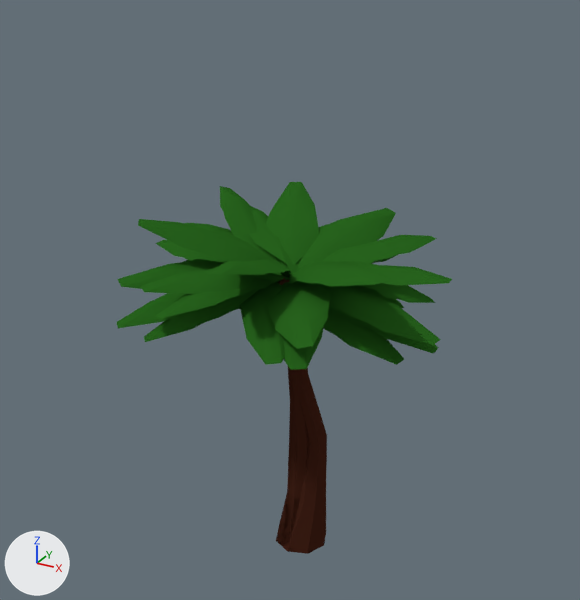
One commit to the Blender file Content/Environment/Foliage/PalmTree/Meshes/SM_palmtree_02.blend: the scene before it, then after it.
Camera for both pictures: a 50 mm lens placed at (3.82, -7.24, 6.87), pointed at (-0.15, -0.03, 3.26). The axes (+X, +Y, +Z) are drawn at lower left. The lights are the same throughout.

Objects in the first picture: 'Palm_tree_01', 'Palm_tree_02', 'Palm_tree_03'.
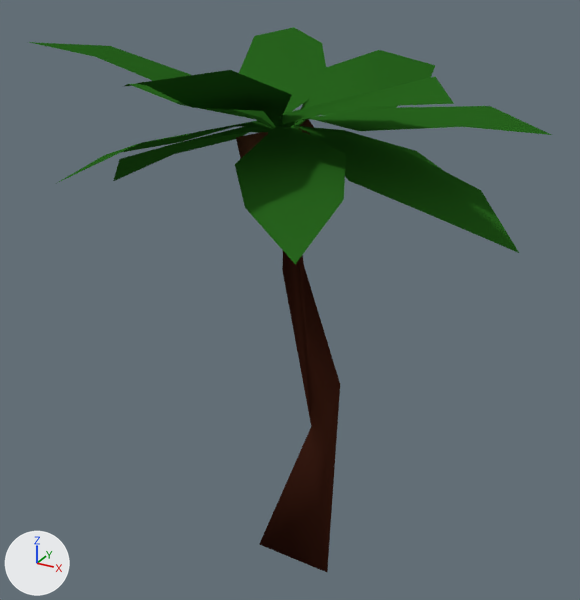
Boxes [x1, y1, x2, y2] around the edits, measured in the pictures (580 x 600 px):
'Palm_tree_03', mesh moved, rescaled, modifiers changed (66% wider, 46% taller)
    before: [138, 182, 452, 554]
    after: [29, 27, 551, 572]
'Palm_tree_01', hidden (green)
    before: [140, 206, 441, 498]
'Palm_tree_02', hidden (green)
    before: [117, 186, 404, 553]

The change, as a list of edits to the scene's bpy script:
```text
Change me_cylinder_017:
    where me_cylinder_017.from_pydata(...)  # 317 vertices, 227 faces; spans x -7.05..4.69, y -5.73..5.4, z 0.0..14.23
    used by ob_palm_tree_02; location = (0.0, 0.0, 0.0); scale = (0.291, 0.291, 0.292)
    me_cylinder_017 part 1: the whole mesh is moved by (0.0, 0.0, -0.51)
Change me_cylinder_016:
    where me_cylinder_016.from_pydata(...)  # 588 vertices, 482 faces; spans x -5.95..5.92, y -5.95..5.02, z 0.0..14.68
    used by ob_palm_tree_03; location = (0.0, 0.0, 0.0); rotation_euler = (0.0, 0.0, -0.842), in degrees (0, 0, -48); scale = (0.291, 0.291, 0.292)
    me_cylinder_016 part 2: the whole mesh is moved by (0.0, 0.0, -0.51)
Change me_cylinder:
    where me_cylinder.from_pydata(...)  # 468 vertices, 402 faces; spans x -5.95..5.92, y -5.73..5.33, z 0.0..13.69
    used by ob_palm_tree_01; location = (0.0, 0.0, 0.0); scale = (0.291, 0.291, 0.292)
    me_cylinder part 3: the whole mesh is moved by (0.0, 0.0, -0.51)
Change ob_palm_tree_02:
    ob_palm_tree_02.scale: (0.291, 0.291, 0.292) -> (0.437, 0.437, 0.438)
    add _m = ob_palm_tree_02.modifiers.new('Decimate', 'DECIMATE')
    add _m.ratio = 0.12
    add ob_palm_tree_02.hide_viewport = True
Change ob_palm_tree_03:
    ob_palm_tree_03.scale: (0.291, 0.291, 0.292) -> (0.437, 0.437, 0.438)
    add _m = ob_palm_tree_03.modifiers.new('Decimate', 'DECIMATE')
    add _m.ratio = 0.12
Change ob_palm_tree_01:
    ob_palm_tree_01.scale: (0.291, 0.291, 0.292) -> (0.437, 0.437, 0.438)
    add _m = ob_palm_tree_01.modifiers.new('Decimate', 'DECIMATE')
    add _m.ratio = 0.1
    add _m.vertex_group = 'Group'
    add _m.vertex_group_factor = 0.0
    add ob_palm_tree_01.hide_viewport = True
```
